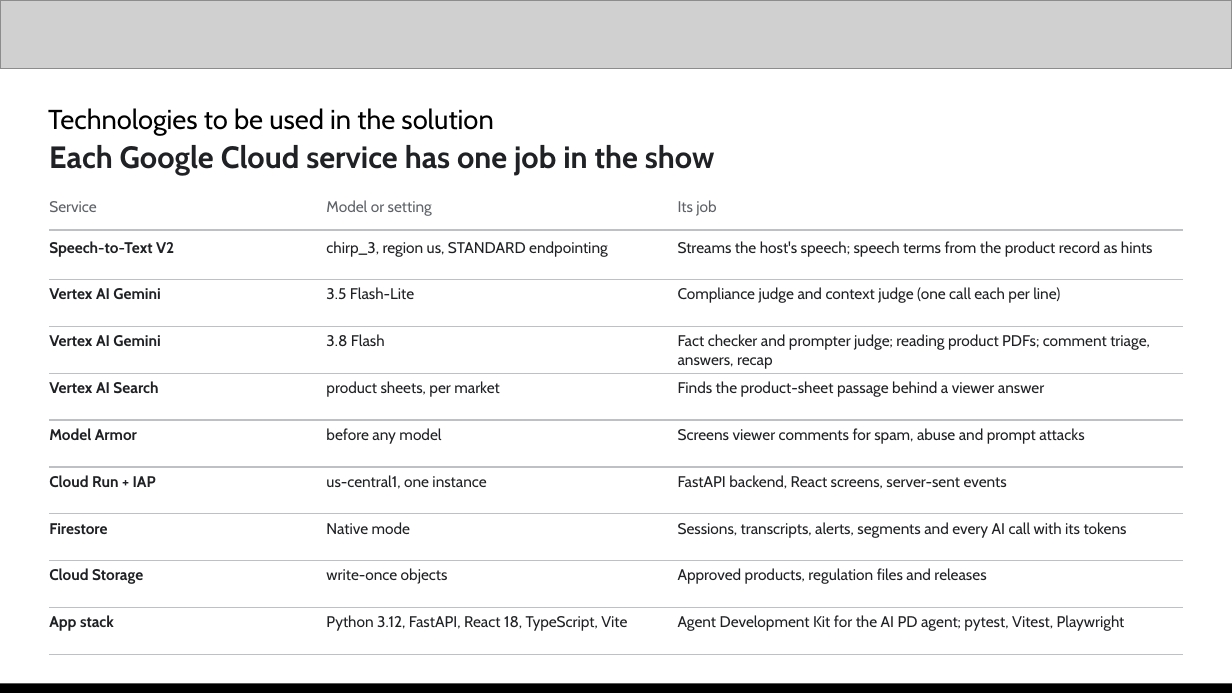
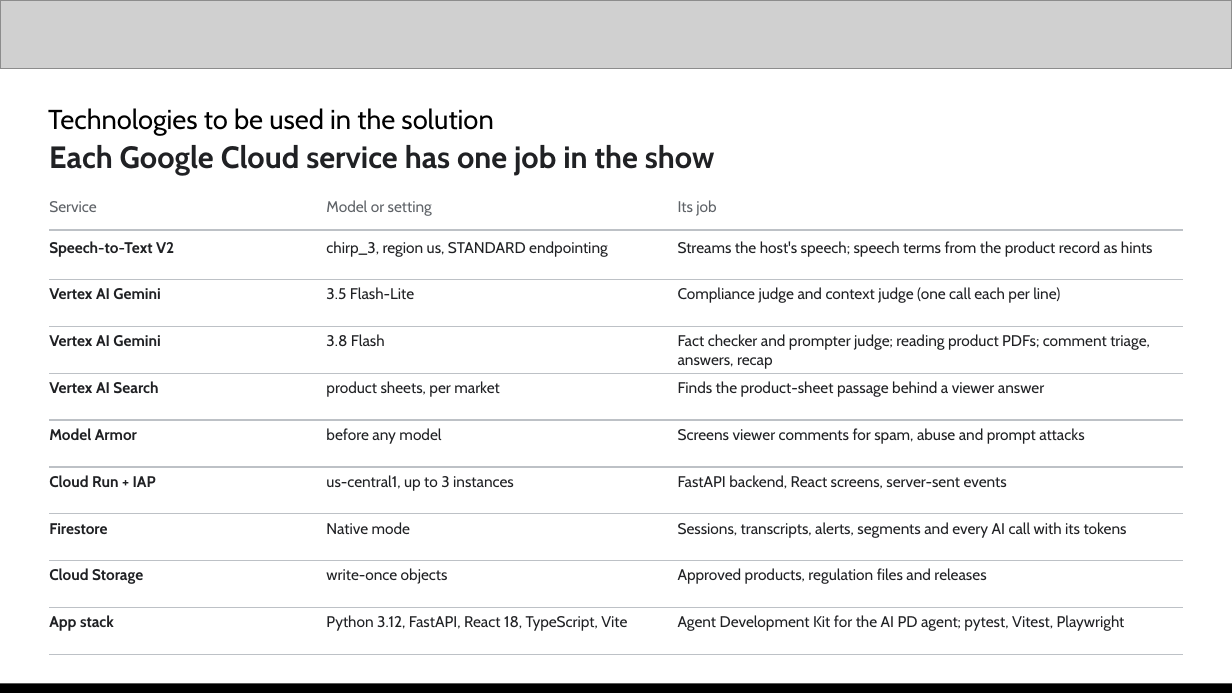
Before and after one commit to jwchoiKR/ai_builder_cup_uh, a slide deck: slide 8 of docs/decks/submission_1011.pptx. Drawn at 1232x693 pixels with LibreOffice and Linux fonts; fonts in the diff are those of the drawing; grey boxes stand for pictures. Boxes give left, top, right and bottom in pixels: in the first picture for what was removed or moved away, otherwise in the second. Text is boxed around its words. In the diff, an @@ line names an element or a change of style, - is before the commit and + after.

Commit message:
docs(decks): Say up to 3 instances again in deck and README

```diff
--- a/docs/decks/submission_1011.pptx
+++ b/docs/decks/submission_1011.pptx
@@ text at (326,475,514,491): text changed @@
-us-central1, one instance
+us-central1, up to 3 instances
```
Also in this commit, not shown: 1 other slide changed, 2 other files.
